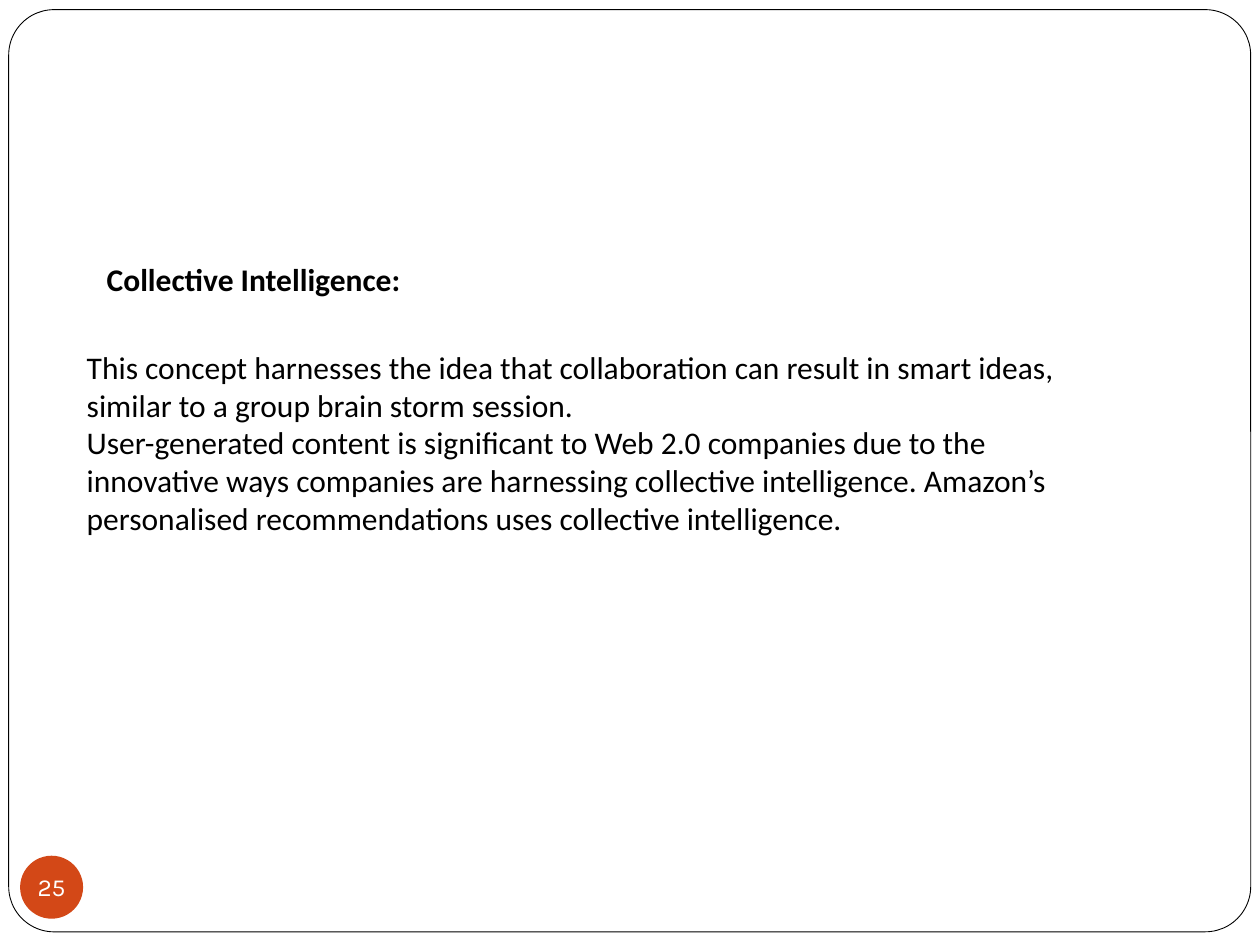
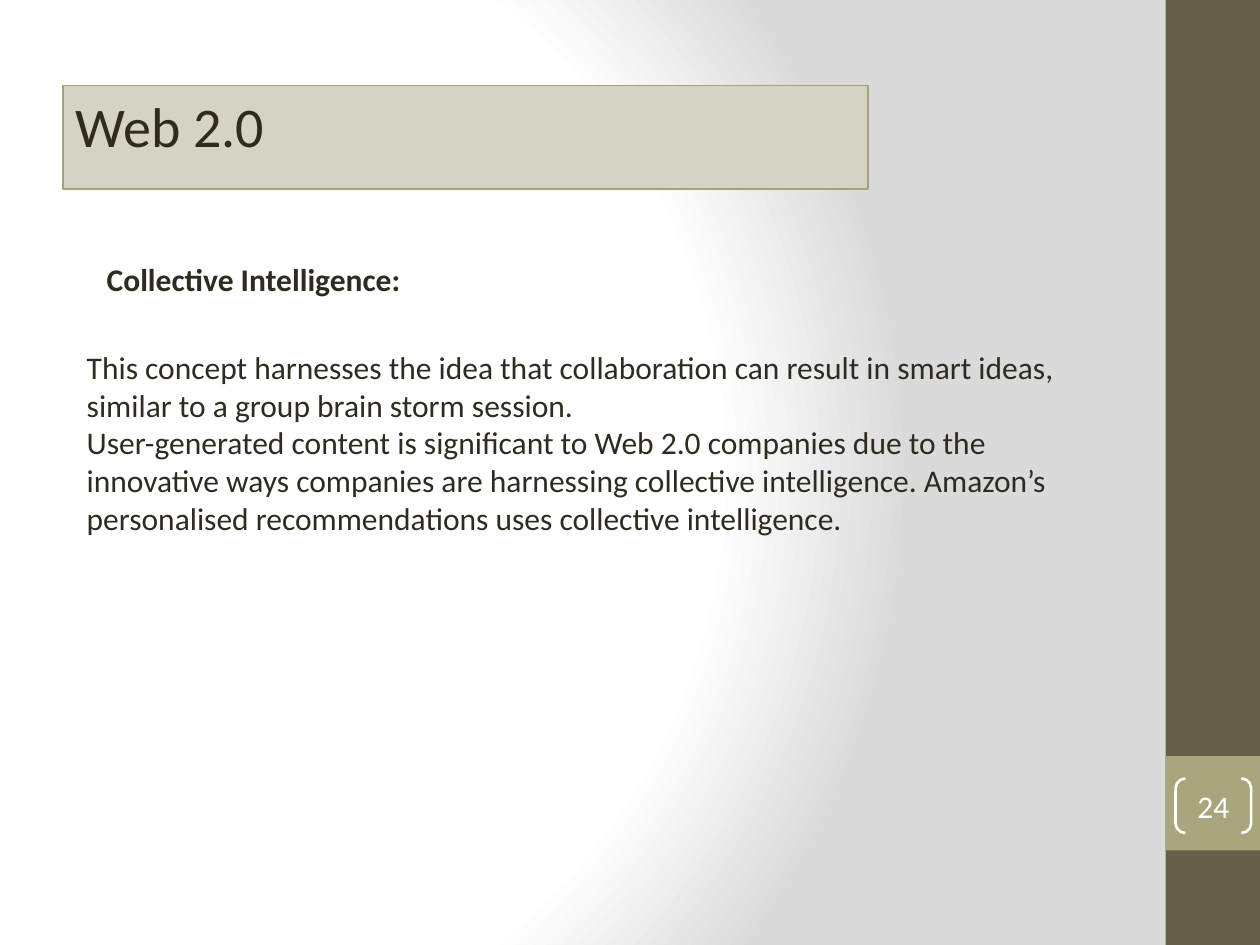
Before and after one commit to MetaInformation/MetaInformation.github.io, a slide deck: slide 24 of topic01/talk-1/1_introduction.pptx (slide 25 before the commit). Drawn at 1260x945 pixels with LibreOffice and Linux fonts; fonts in the diff are those of the drawing; background and template pictures are left out. Boxes give left, top, right and bottom in pixels: in the first picture for what was removed or moved away, otherwise in the second. Text is boxed around its words. In the diff, an @@ line names an element or a change of style, - is before the commit and + after.

```diff
--- a/topic01/talk-1/1_introduction.pptx
+++ b/topic01/talk-1/1_introduction.pptx
@@ background #FFFFFF to gradient #FFFFFF to #DADADA @@
@@ rounded rectangle removed at (x1=9, y1=10, x2=1251, y2=932) @@
@@ rectangle added at (x1=1166, y1=0, x2=1260, y2=945), fill #675E47 @@
@@ rectangle added at (x1=63, y1=86, x2=868, y2=189), fill #D5D4C5, outline #A6A278 1 pt, 32 pt, text #2F2B20 @@
+Web 2.0
@@ text "Collective Intelligence:" at (x1=107, y1=269, x2=400, y2=297): text colour #000000 to #2F2B20 @@
@@ text "This concept harnesses the idea ..." at (x1=87, y1=357, x2=1053, y2=536): text colour #000000 to #2F2B20 @@
@@ rectangle added at (x1=1166, y1=756, x2=1260, y2=850), fill #A9A57C @@
@@ page number added at (x1=1176, y1=779, x2=1251, y2=833), outline #FFFFFF 1.5 pt, 18 pt, text #FFFFFF @@
+24
@@ page number removed at (x1=20, y1=856, x2=83, y2=919) @@
-25
```
Also in this commit, not shown: 36 other slides changed, 2 slides added, 3 slides removed, 1 other file.
